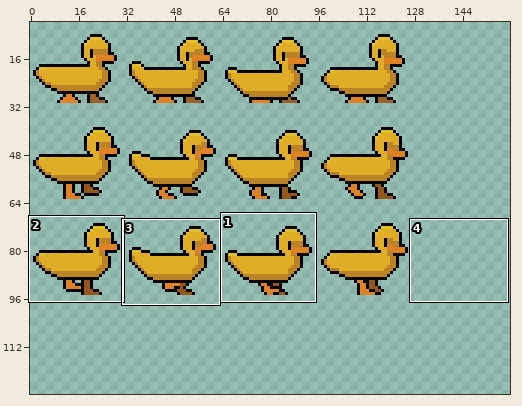
File history of a sprite sheet, assets/sprites/entities/duck-Sheet.png. Above: a wide view before the commit, with the close-up outlined.
Close-up. The starting point:
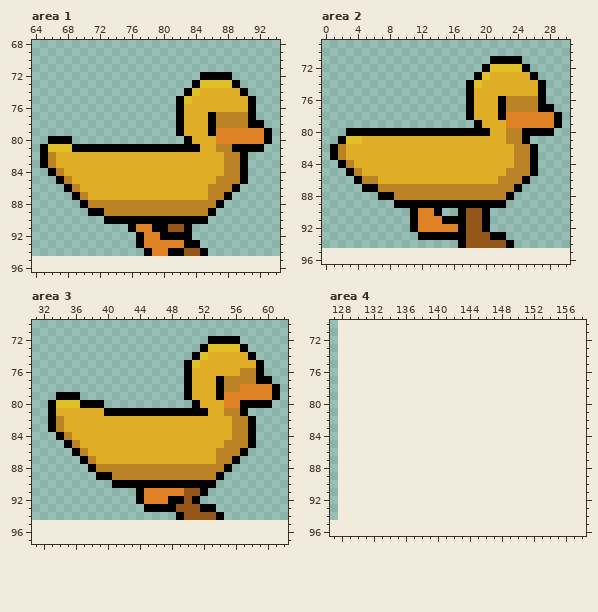
The file is 128x96 pixels. Shown: area 1: x 64..94, y 68..96; area 2: x 0..30, y 69..96; area 3: x 31..62, y 70..97; area 4: x 127..158, y 70..96. The old version is drawn lined up with the new one, on the new canvas. The wide view leaves out empty margins. The commit also changed other parts of the picture, which this record leaves out.
New version:
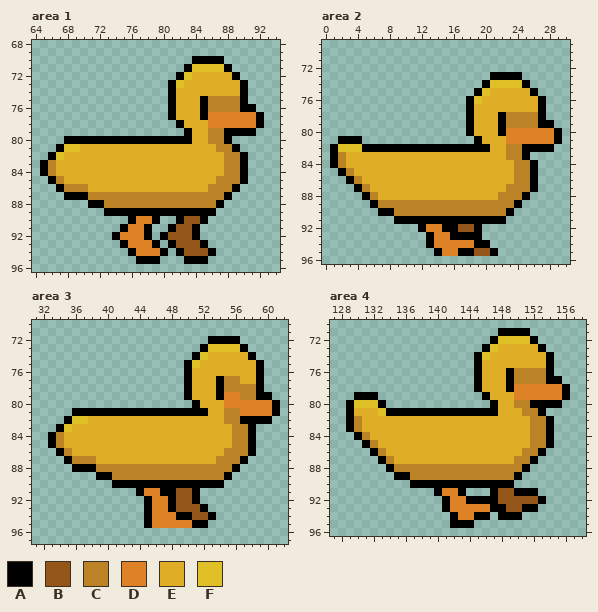
Palette (. is transparent): A #000000  B #955719  C #bb8226  D #df8226  E #dfae26  F #dfc026
Edits made:
canvas 128x96 -> 160x128, the old top-left corner now at 0,-1 (the part of the old canvas that was cut away was empty and is not shown)
--- area 1
@@ x 64..94 @@
 69 ...............................
-70 ...............................
-71 ...............................
-72 .....................AAAA......
-73 ....................AFFFFA.....
-74 ...................AFEEEEEA....
-75 ..................AFEEEEEEEA...
-76 ..................AEEEEEEEEA...
-77 ..................AEEEACCCCA...
-78 ..................AEEEACCCCAA..
-79 ..................AEEEADDDDDDA.
-80 ..AAA..............AEEEDDDDDDA.
-81 .AFFFAAAAAAAAAAAAAAAAEECCAAAA..
-82 .ACEEEEEEEEEEEEEEEEEEEEECCA....
+70 ....................AAAA.......
+71 ...................AFFFFA......
+72 ..................AFEEEEEA.....
+73 .................AFEEEEEEEA....
+74 .................AEEEEEEEEA....
+75 .................AEEEACCCCA....
+76 .................AEEEACCCCAA...
+77 .................AEEEADDDDDDA..
+78 ..................AEEEDDDDDDA..
+79 ...................AEECCAAAA...
+80 ....AAAAAAAAAAAAAAAAEECCA......
+81 ...AFFEEEEEEEEEEEEEEEEECCA.....
+82 ..AFEEEEEEEEEEEEEEEEEEEECCA....
 83 .ACEEEEEEEEEEEEEEEEEEEEECCA....
-84 ..ACEEEEEEEEEEEEEEEEEEEECCA....
-85 ...ACEEEEEEEEEEEEEEEEEECCCA....
-86 ....ACEEEEEEEEEEEEEEEECCCA.....
-87 .....ACEEEEEEEEEEEEEEECCA......
-88 ......ACCCCCCCCCCCCCCCCA.......
-89 .......AACCCCCCCCCCCCCA........
-90 .........AAAAAAAAAAAAA.........
-91 ............ADDAABBA...........
-92 .............ADDAAAA...........
-93 .............ADDDDDAA..........
-94 ..............ADDAABBA.........
-95 ...............................
+84 .ACEEEEEEEEEEEEEEEEEEEEECCA....
+85 ..ACEEEEEEEEEEEEEEEEEEECCCA....
+86 ...ACCCEEEEEEEEEEEEEEECCCA.....
+87 ....AAACCCCCCCCCCCCCCCCCA......
+88 .......AACCCCCCCCCCCCCCA.......
+89 .........AAAAAAAAAAAAAA........
+90 ............ADDA..ABBA.........
+91 ...........ADDA..ABBA..........
+92 ..........ADDDA.ABBBA..........
+93 ...........ADDDA.ABBBA.........
+94 ............ADDDA.ABBBA........
+95 .............AAA...AAA.........
 96 ...............................
--- area 2
@@ x 0..30 @@
 70 ...............................
-71 .....................AAAA......
-72 ....................AFFFFA.....
-73 ...................AFEEEEEA....
-74 ..................AFEEEEEEEA...
-75 ..................AEEEEEEEEA...
-76 ..................AEEEACCCCA...
-77 ..................AEEEACCCCAA..
-78 ..................AEEEADDDDDDA.
-79 ...................AEEEDDDDDDA.
-80 ...AAAAAAAAAAAAAAAAAAEECCAAAA..
-81 ..AFFEEEEEEEEEEEEEEEEEECCA.....
-82 .ACEEEEEEEEEEEEEEEEEEEEECCA....
-83 .ACEEEEEEEEEEEEEEEEEEEEECCA....
-84 ..ACEEEEEEEEEEEEEEEEEEEECCA....
-85 ...ACEEEEEEEEEEEEEEEEEECCCA....
-86 ....ACCEEEEEEEEEEEEEEECCCA.....
-87 .....AACCCCCCCCCCCCCCCCCA......
-88 .......AACCCCCCCCCCCCCCA.......
-89 .........AAAAAAAAAAAAAA........
-90 ...........ADDA..ABBA..........
-91 ...........ADDDAAABBA..........
-92 ...........ADDDDDABBA..........
-93 ............AAAAAABBBAA........
-94 .................ABBBBBA.......
-95 ...............................
+71 ...............................
+72 ...............................
+73 .....................AAAA......
+74 ....................AFFFFA.....
+75 ...................AFEEEEEA....
+76 ..................AFEEEEEEEA...
+77 ..................AEEEEEEEEA...
+78 ..................AEEEACCCCA...
+79 ..................AEEEACCCCAA..
+80 ..................AEEEADDDDDDA.
+81 ..AAA..............AEEEDDDDDDA.
+82 .AFFFAAAAAAAAAAAAAAAAEECCAAAA..
+83 .ACEEEEEEEEEEEEEEEEEEEECCA.....
+84 .ACEEEEEEEEEEEEEEEEEEEEECCA....
+85 ..ACEEEEEEEEEEEEEEEEEEEECCA....
+86 ...ACEEEEEEEEEEEEEEEEEEECCA....
+87 ....ACEEEEEEEEEEEEEEEEECCCA....
+88 .....ACEEEEEEEEEEEEEEECCCA.....
+89 ......ACCCCCCCCCCCCCCCCCA......
+90 .......AACCCCCCCCCCCCCCA.......
+91 .........AAAAAAAAAAAAAA........
+92 ............ADDAABBA...........
+93 .............ADDAAAA...........
+94 .............ADDDDDAA..........
+95 ..............ADDAABBA.........
 96 ...............................
--- area 3
@@ x 31..62 @@
 75 ...................AFEEEEEEEA...
-76 ...................AEEEEEECCA...
-77 ...................AEEEACCCCAA..
-78 ...................AEEEACCDDDDA.
-79 ...AAA.............AEEEADDDDDDA.
-80 ..AFFFAAA...........AEEEDDAAAA..
-81 ..AEEEEEEAAAAAAAAAAAAAEECCA.....
-82 ..ACEEEEEEEEEEEEEEEEEEEEECCA....
-83 ..ACEEEEEEEEEEEEEEEEEEEEECCA....
-84 ...ACEEEEEEEEEEEEEEEEEEEECCA....
-85 ....ACEEEEEEEEEEEEEEEEEECCCA....
-86 .....ACEEEEEEEEEEEEEEEECCCA.....
-87 ......ACEEEEEEEEEEEEEEECCA......
-88 .......ACCCCCCCCCCCCCCCCA.......
-89 ........AACCCCCCCCCCCCCA........
-90 ..........AAAAAAAAAAAAA.........
-91 .............ADDDDDBBA..........
-92 .............ADDDAABA...........
-93 ..............AAAABBBAA.........
-94 ..................ABBBBA........
-95 ................................
+76 ...................AEEEEEEEEA...
+77 ...................AEEEACCEEA...
+78 ...................AEEEACCCCA...
+79 ...................AEEEADDCCAA..
+80 ....................AEEEDDDDDDA.
+81 .....AAAAAAAAAAAAAAAAAEECCDDDDA.
+82 ....AFFEEEEEEEEEEEEEEEEECCAAAA..
+83 ...AFEEEEEEEEEEEEEEEEEEEECCA....
+84 ..ACEEEEEEEEEEEEEEEEEEEEECCA....
+85 ..ACEEEEEEEEEEEEEEEEEEEEECCA....
+86 ...ACEEEEEEEEEEEEEEEEEEECCCA....
+87 ....ACCCEEEEEEEEEEEEEEECCCA.....
+88 .....AAACCCCCCCCCCCCCCCCCA......
+89 ........AACCCCCCCCCCCCCCA.......
+90 ..........AAAAAAAAAAAAAA........
+91 .............ADDAABBA...........
+92 ..............ADDABBA...........
+93 ..............ADDABBBA..........
+94 ..............ADDDAABBA.........
+95 ..............ADDDDDAA..........
 96 ................................
--- area 4
@@ x 127..158 @@
 70 ................................
-71 ................................
-72 ................................
-73 ................................
-74 ................................
-75 ................................
-76 ................................
-77 ................................
-78 ................................
-79 ................................
-80 ................................
-81 ................................
-82 ................................
-83 ................................
-84 ................................
-85 ................................
-86 ................................
-87 ................................
-88 ................................
-89 ................................
-90 ................................
-91 ................................
-92 ................................
-93 ................................
-94 ................................
-95 ................................
+71 .....................AAAA.......
+72 ....................AFFFFA......
+73 ...................AFEEEEEA.....
+74 ..................AFEEEEEEEA....
+75 ..................AEEEEEEEEA....
+76 ..................AEEEACCCCA....
+77 ..................AEEEACCCCAA...
+78 ..................AEEEADDDDDDA..
+79 ...AAA.............AEEEDDDDDDA..
+80 ..AFFFA.............AEECCAAAA...
+81 ..AEEEFAAAAAAAAAAAAAAEEECCA.....
+82 ..ACEEEEEEEEEEEEEEEEEEEEECCA....
+83 ..ACEEEEEEEEEEEEEEEEEEEEECCA....
+84 ...ACEEEEEEEEEEEEEEEEEEEECCA....
+85 ....ACEEEEEEEEEEEEEEEEEEECCA....
+86 .....ACEEEEEEEEEEEEEEEEECCA.....
+87 ......ACEEEEEEEEEEEEEEECCA......
+88 .......ACCCCCCCCCCCCCCCCA.......
+89 ........AACCCCCCCCCCCCCA........
+90 ..........AAAAAAAAAAAAA.........
+91 .............ADDA...ABBAAA......
+92 ..............ADDAAAABBBBBA.....
+93 ..............ADDDDDAABBAA......
+94 ...............ADDAA.AAA........
+95 ...............AAA..............
 96 ................................
